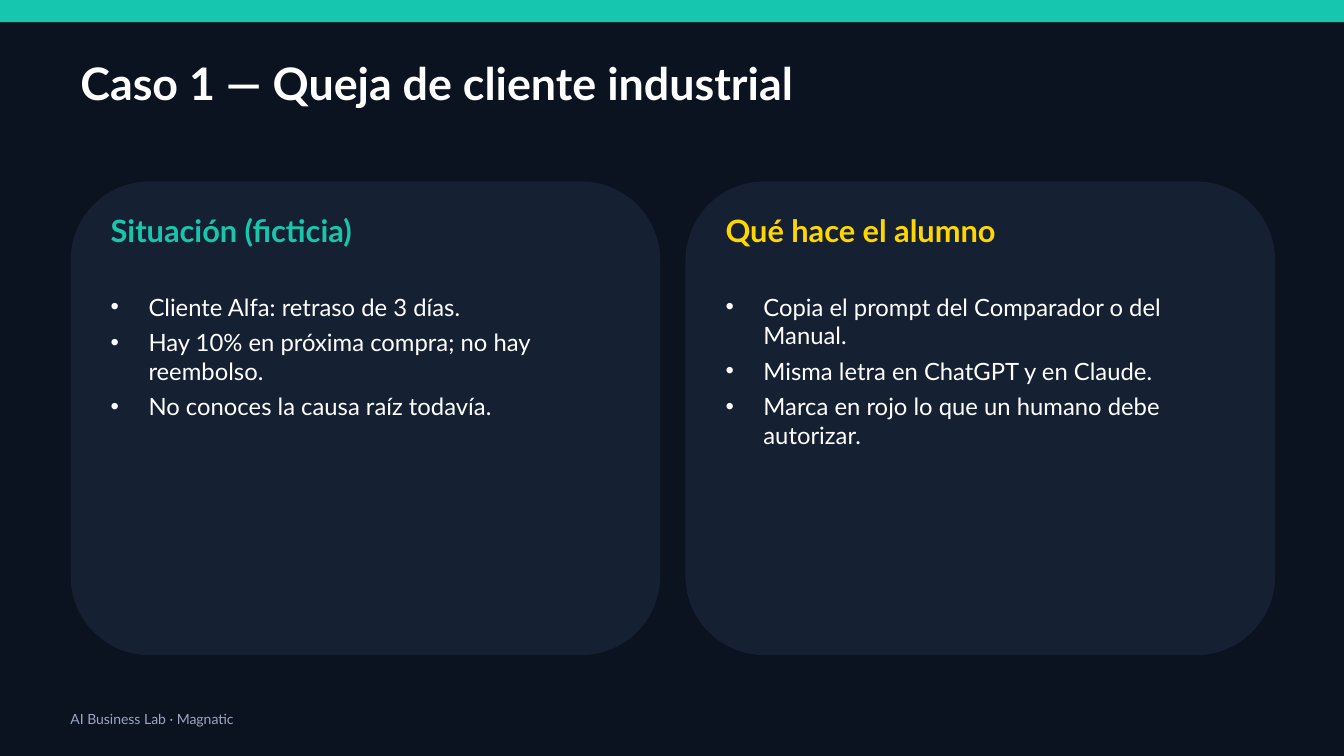
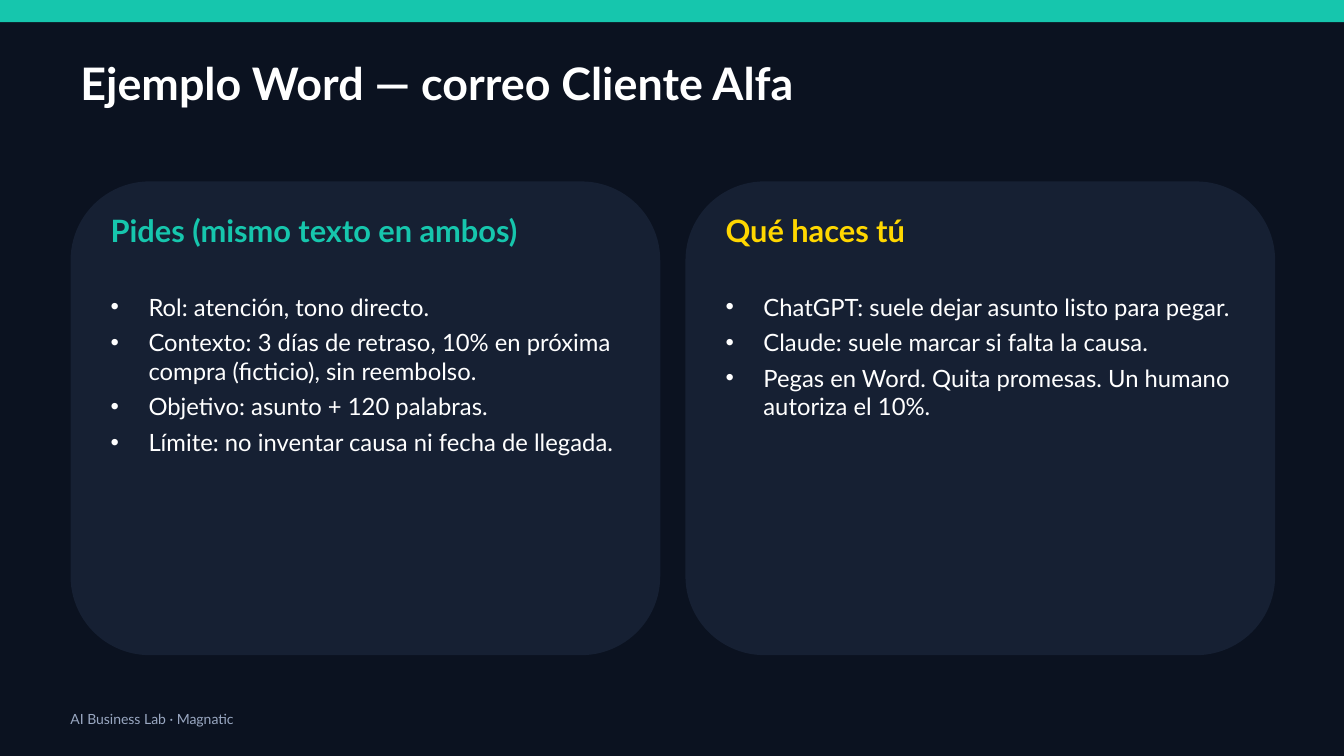
Before and after one commit to xander0408/CURSOS, a slide deck: slide 28 of AI-Business-Lab-Presentacion.pptx (slide 54 before the commit). Drawn at 1344x756 pixels with LibreOffice and Linux fonts; fonts in the diff are those of the drawing. Boxes give left, top, right and bottom in pixels: in the first picture for what was removed or moved away, otherwise in the second. Text is boxed around its words. In the diff, an @@ line names an element or a change of style, - is before the commit and + after.

```diff
--- a/AI-Business-Lab-Presentacion.pptx
+++ b/AI-Business-Lab-Presentacion.pptx
@@ text at box(80, 66, 793, 108): text changed @@
-Caso 1 — Queja de cliente industrial
+Ejemplo Word — correo Cliente Alfa
@@ text at box(111, 218, 518, 247): text changed @@
-Situación (ficticia)
+Pides (mismo texto en ambos)
@@ text at box(726, 219, 905, 247): text changed @@
-Qué hace el alumno
+Qué haces tú
@@ text at box(149, 298, 613, 456): text changed @@
-• Cliente Alfa: retraso de 3 días.
-• Hay 10% en próxima compra; no hay reembolso.
-• No conoces la causa raíz todavía.
+• Rol: atención, tono directo.
+• Contexto: 3 días de retraso, 10% en próxima compra (ficticio), sin reembolso.
+• Objetivo: asunto + 120 palabras.
+• Límite: no inventar causa ni fecha de llegada.
@@ text at box(763, 298, 1230, 415): text changed @@
-• Copia el prompt del Comparador o del Manual.
-• Misma letra en ChatGPT y en Claude.
-• Marca en rojo lo que un humano debe autorizar.
+• ChatGPT: suele dejar asunto listo para pegar.
+• Claude: suele marcar si falta la causa.
+• Pegas en Word. Quita promesas. Un humano autoriza el 10%.
```
Also in this commit, not shown: 28 other slides changed, 1 slide added, 42 slides removed, 1 other file.
